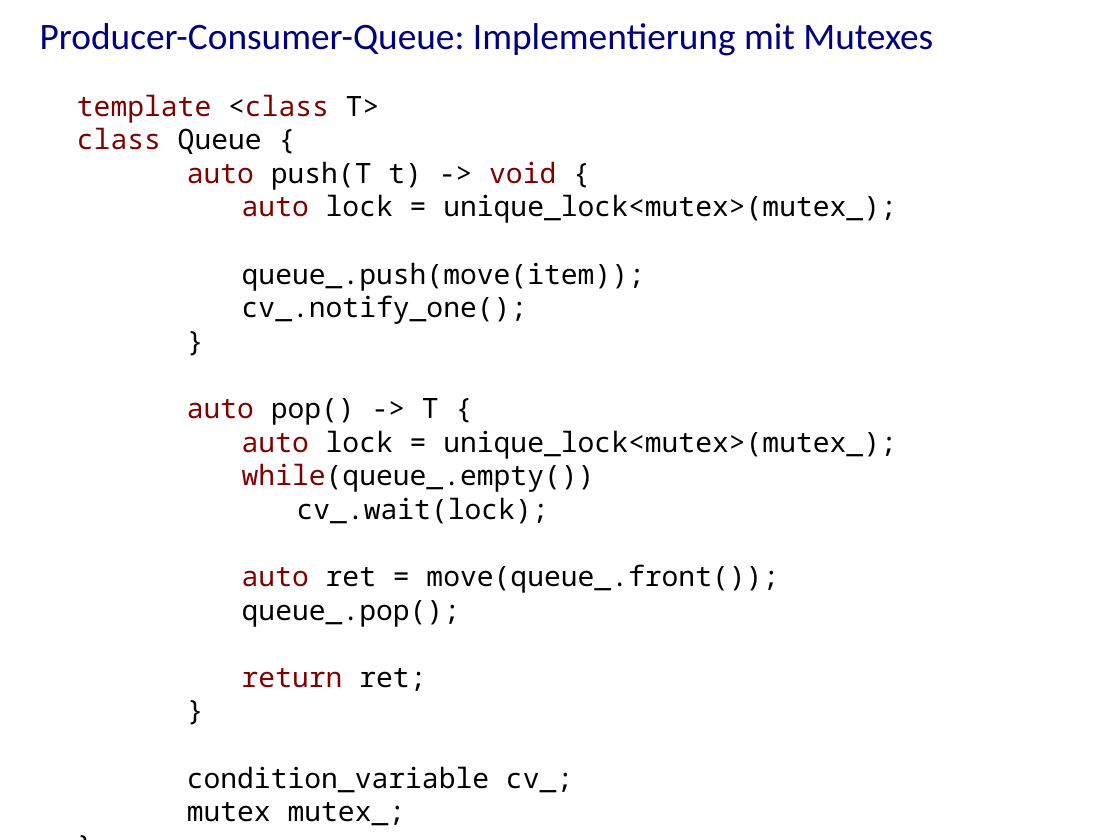
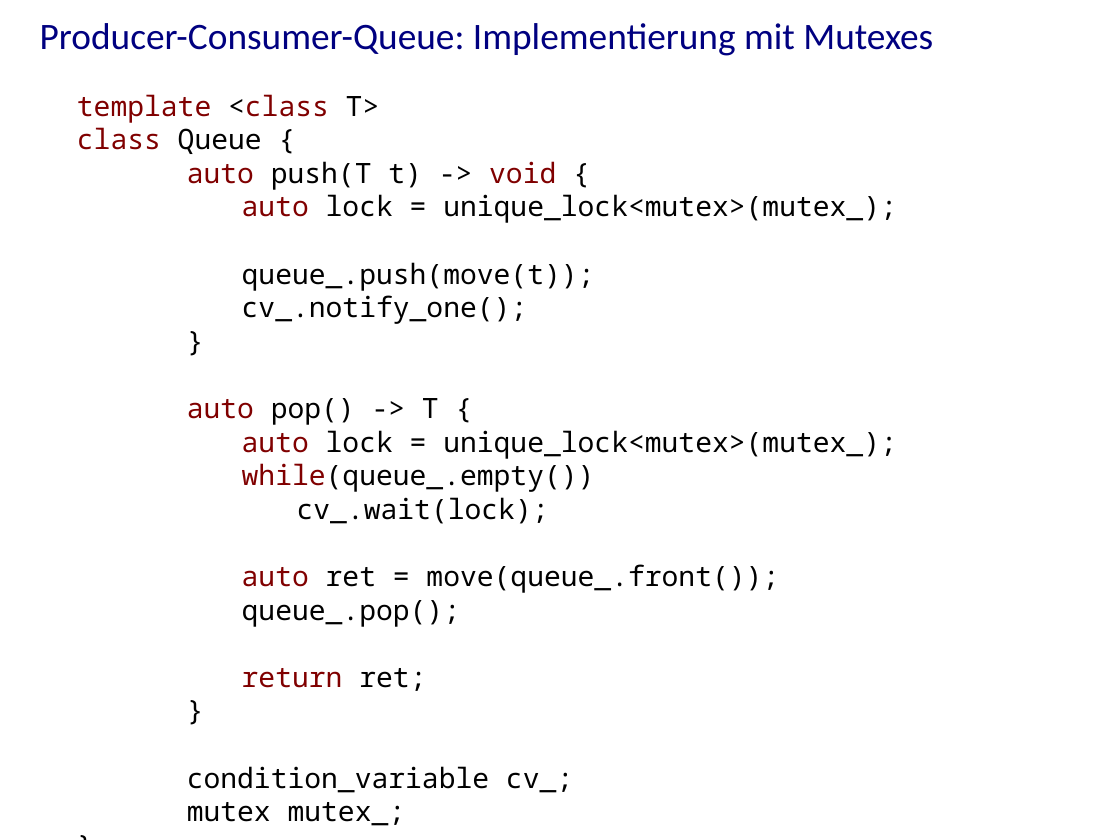
Before and after one commit to j-stephan/hs16, a slide deck: slide 38 of presentation/presentation.odp. Drawn at 1120x840 pixels with LibreOffice and Linux fonts; fonts in the diff are those of the drawing; background and template pictures are left out. Boxes give left, top, right and bottom in pixels: in the first picture for what was removed or moved away, otherwise in the second. Text is boxed around its words. In the diff, an @@ line names an element or a change of style, - is before the commit and + after.

```diff
--- a/presentation/presentation.odp
+++ b/presentation/presentation.odp
@@ text at box(242, 262, 595, 291): text changed @@
-queue_.push(move(item));
+queue_.push(move(t));
```
Also in this commit, not shown: 21 other slides changed, 1 slide added, 3 other files.
